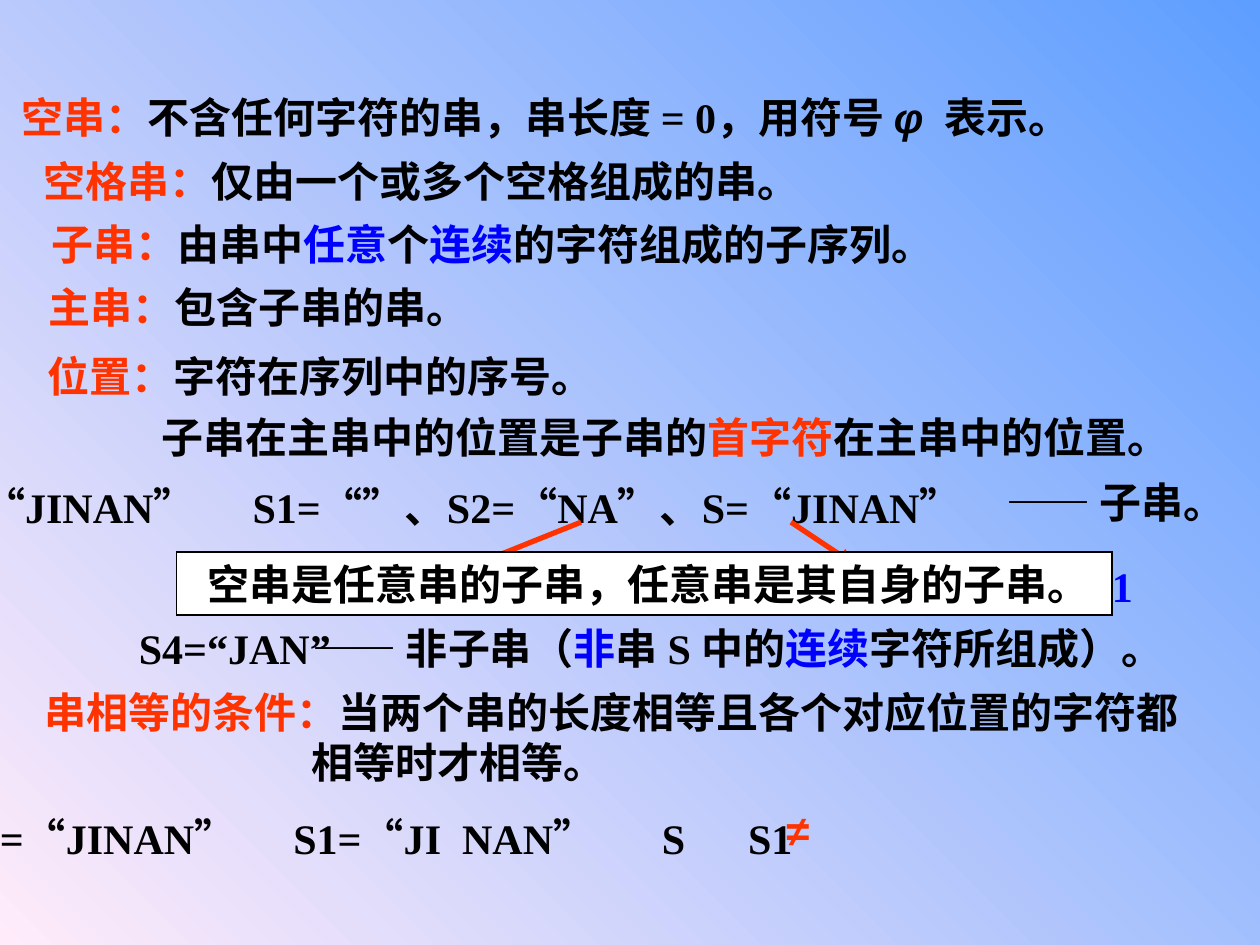
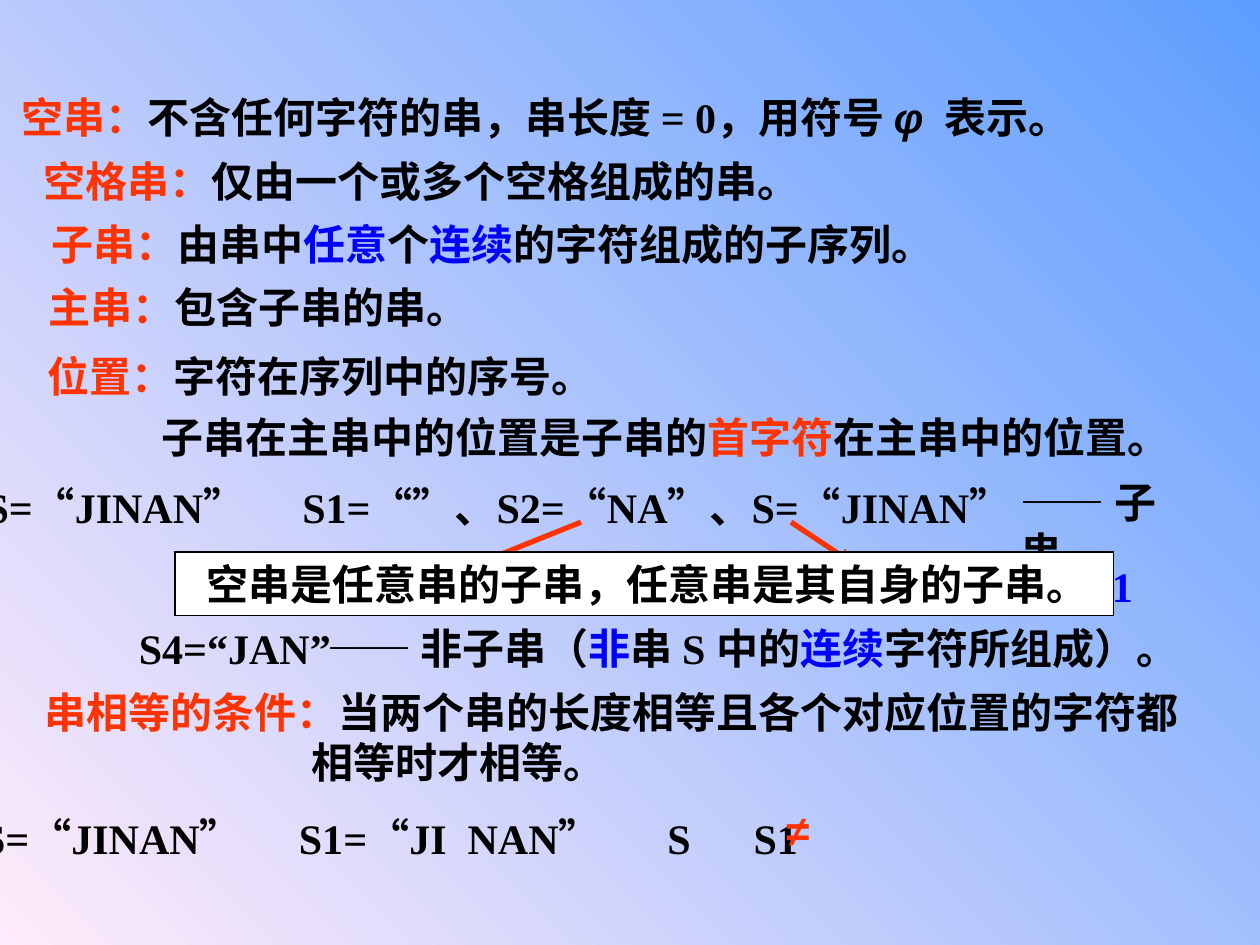
Before and after one commit to TangoWalk/Study, a slide deck: slide 4 of 大2下/数据结构与算法/第4章串.ppt. Drawn at 1260x945 pixels with LibreOffice and Linux fonts; fonts in the diff are those of the drawing; background and template pictures are left out. Boxes give left, top, right and bottom in pixels: in the first picture for what was removed or moved away, otherwise in the second. Text is boxed around its words. In the diff, an @@ line names an element or a change of style, - is before the commit and + after.

```diff
--- a/大2下/数据结构与算法/第4章串.ppt
+++ b/大2下/数据结构与算法/第4章串.ppt
@@ background gradient #5E9EFF to #FFEBFA to gradient #FFEBFA to #5E9EFF @@
@@ text "例：S=“JINAN” S1=“”、S2=“NA”、S=“JINAN”" rewrapped from box(0, 487, 962, 532) to box(302, 490, 1011, 532) @@
@@ text "—— 子串。" rewrapped from box(1100, 482, 1226, 522) to box(1021, 484, 1156, 579) @@
@@ text "—— 非子串（非串 S 中的连续字符所组成）。": place and size @@
-text "—— 非子串（非串 S 中的连续字符所组成）。" at box(406, 628, 1163, 668)
+text "—— 非子串（非串 S 中的连续字符所组成）。" at box(421, 628, 1178, 668)
@@ text "例：S=“JINAN” S1=“JI NAN” S S1" rewrapped from box(0, 821, 792, 855) to box(0, 821, 798, 855) @@
```
Also in this commit, not shown: 38 other slides changed, 6 other files.
